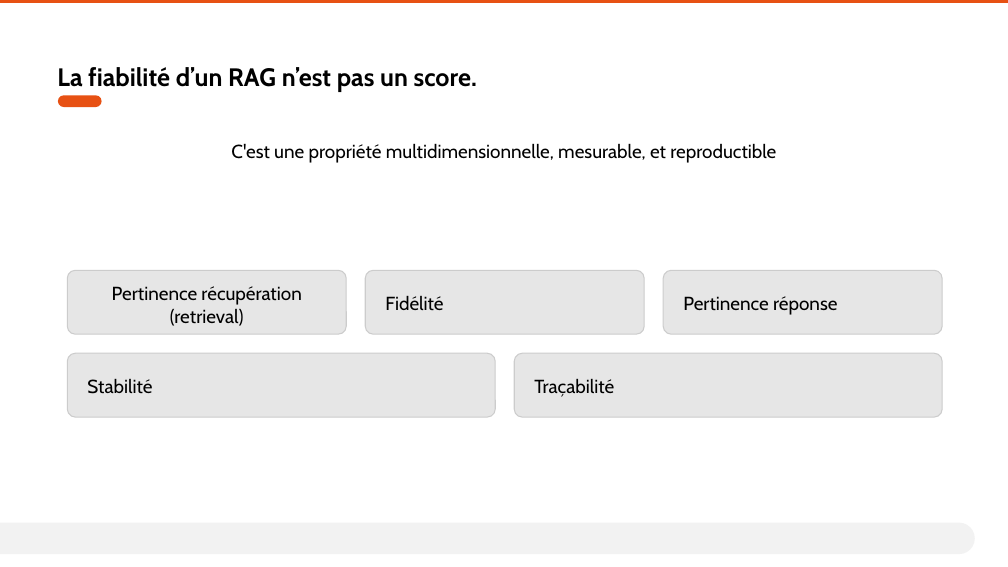
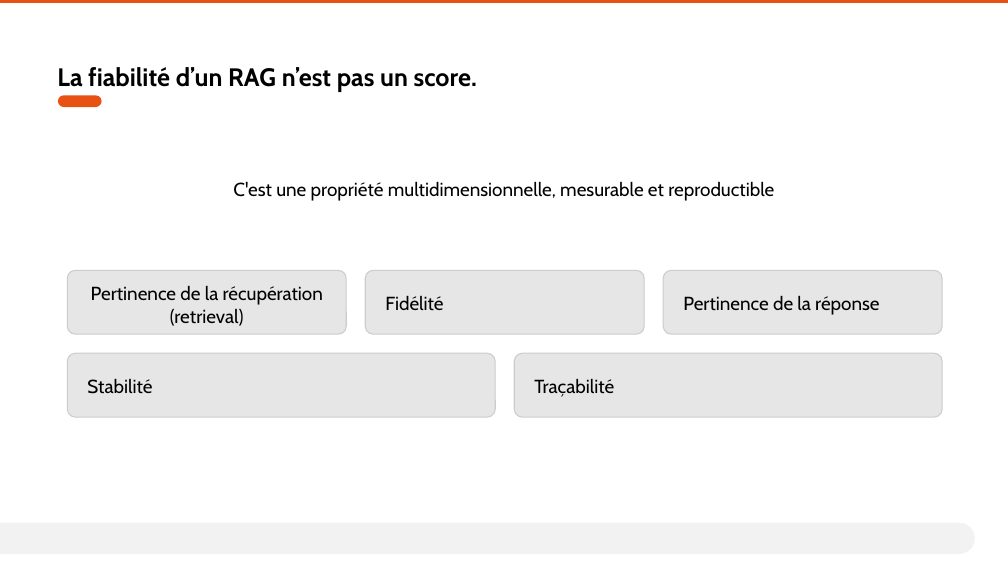
Before and after one commit to AurelienLELEU/memoire, a slide deck: slide 4 of Évaluer la cohérence et la fiabilité d'un système RAG en contexte industriel critique.pptx. Drawn at 1008x567 pixels with LibreOffice and Linux fonts; fonts in the diff are those of the drawing. Boxes give left, top, right and bottom in pixels: in the first picture for what was removed or moved away, otherwise in the second. Text is boxed around its words. In the diff, an @@ line names an element or a change of style, - is before the commit and + after.

```diff
--- a/Évaluer la cohérence et la fiabilité d'un système RAG en contexte industriel critique.pptx
+++ b/Évaluer la cohérence et la fiabilité d'un système RAG en contexte industriel critique.pptx
@@ text at [233, 181, 774, 201]: text changed @@
-C'est une propriété multidimensionnelle, mesurable, et reproductible
+C'est une propriété multidimensionnelle, mesurable et reproductible
@@ text at [91, 286, 323, 326]: text changed @@
-Pertinence récupération (retrieval)
+Pertinence de la récupération (retrieval)
@@ text at [683, 296, 879, 315]: text changed @@
-Pertinence réponse
+Pertinence de la réponse
```
Also in this commit, not shown: 5 other slides changed.
